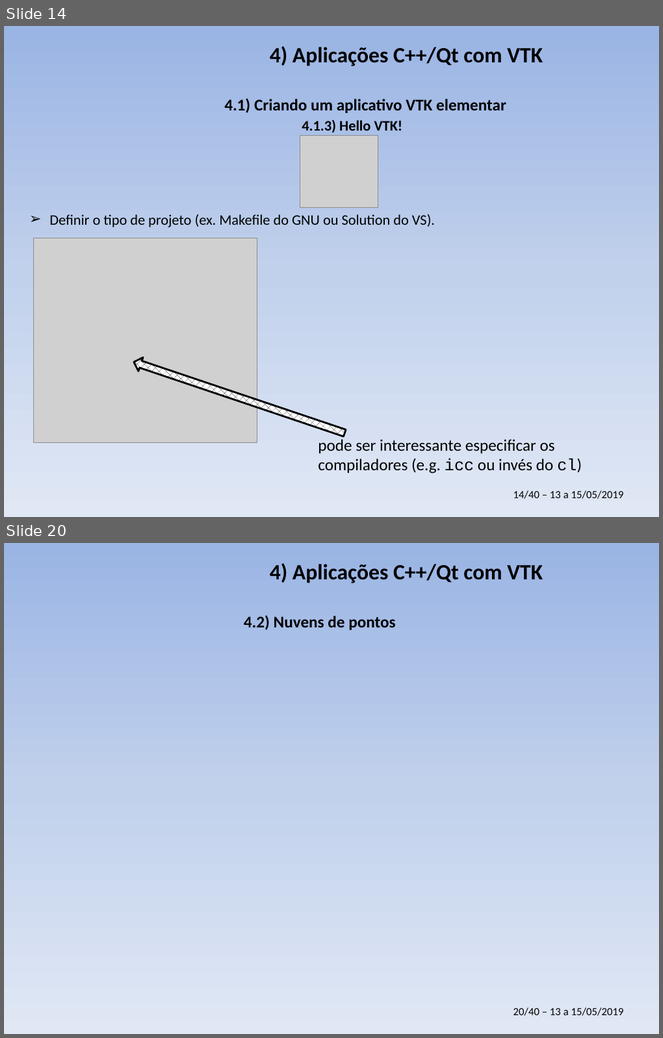
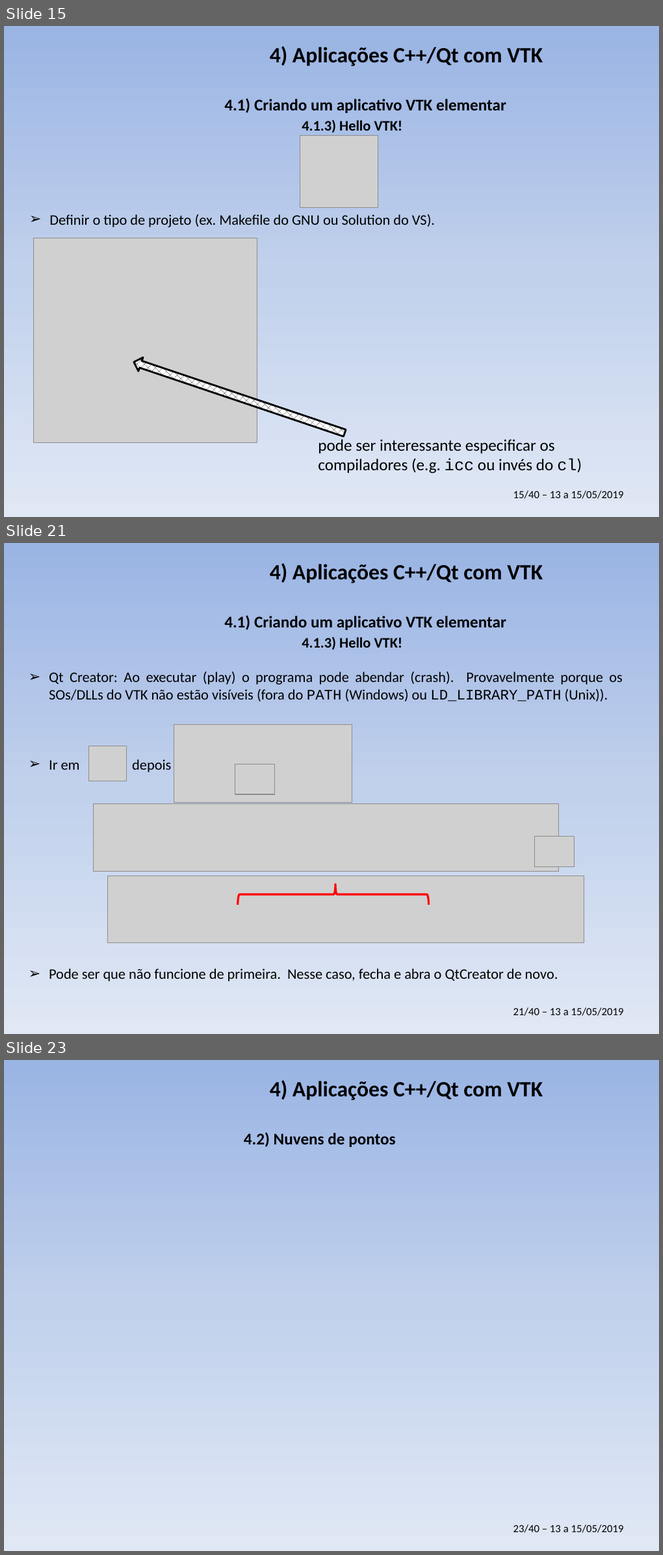
Before and after one commit to PauloCarvalhoRJ/cursoVTKgeo, a slide deck: aulas_3dias/slides_3dias.pptx. Shown one above the other, each under a label of ours: slides 14 and 20 before the commit, slides 15, 21 and 23 after it; the slides between them are not shown. The pictures are 663x1038 and 663x1555 pixels, drawn with LibreOffice and Linux fonts; fonts in the diff are those of the drawing; grey boxes stand for pictures; background and template pictures are left out. Boxes give left, top, right and bottom in pixels: in the first picture for what was removed or moved away, otherwise in the second. Text is boxed around its words. In the diff, an @@ line names an element or a change of style, - is before the commit and + after.

```diff
--- a/aulas_3dias/slides_3dias.pptx
+++ b/aulas_3dias/slides_3dias.pptx
@@ slide 21 added at [4, 543, 659, 1034], background gradient #9AB5E4 to #C2D1ED to #E1E8F5; not listed: 1 template element that a slide beside it also shows @@
@@ title added at [270, 563, 543, 583], 24 pt, text #000000, bold @@
+4) Aplicações C++/Qt com VTK
@@ text added at [224, 615, 506, 630], 18 pt, text #000000, bold @@
+4.1) Criando um aplicativo VTK elementar
@@ text added at [302, 637, 403, 650], 16 pt, text #000000, bold @@
+4.1.3) Hello VTK!
@@ text added at [49, 672, 623, 982], 16 pt, text #000000 @@
+➢ Qt Creator: Ao executar (play) o programa pode abendar (crash). Provavelmente porque os SOs/DLLs do VTK não estão visíveis (fora do PATH (Windows) ou LD_LIBRARY_PATH (Unix)).
+➢ Ir em depois
+➢ Pode ser que não funcione de primeira. Nesse caso, fecha e abra o QtCreator de novo.
@@ picture added at [174, 725, 352, 803] @@
@@ picture added at [89, 746, 126, 781] @@
@@ picture added at [235, 765, 274, 795] @@
@@ picture added at [93, 804, 558, 872] @@
@@ picture added at [534, 837, 574, 867] @@
@@ picture added at [108, 876, 584, 943] @@
@@ right brace added at [238, 884, 428, 904], outline #FF0000 2.25 pt @@
@@ what was slide 14 is now slide 15 @@
@@ text at [514, 491, 624, 499]: text changed @@
-14/40 – 13 a 15/05/2019
+15/40 – 13 a 15/05/2019
@@ what was slide 20 is now slide 23 @@
@@ text at [514, 1525, 624, 1533]: text changed @@
-20/40 – 13 a 15/05/2019
+23/40 – 13 a 15/05/2019
```
Also in this commit, not shown: 6 slides changed, 2 other slides added.
